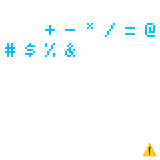
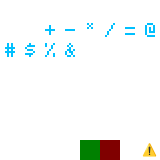
Comparing the layer stacks of the two 160px x 160px images. Changes:
added layer "bg" (addition) above "Background" over 80, 140, 120, 160
